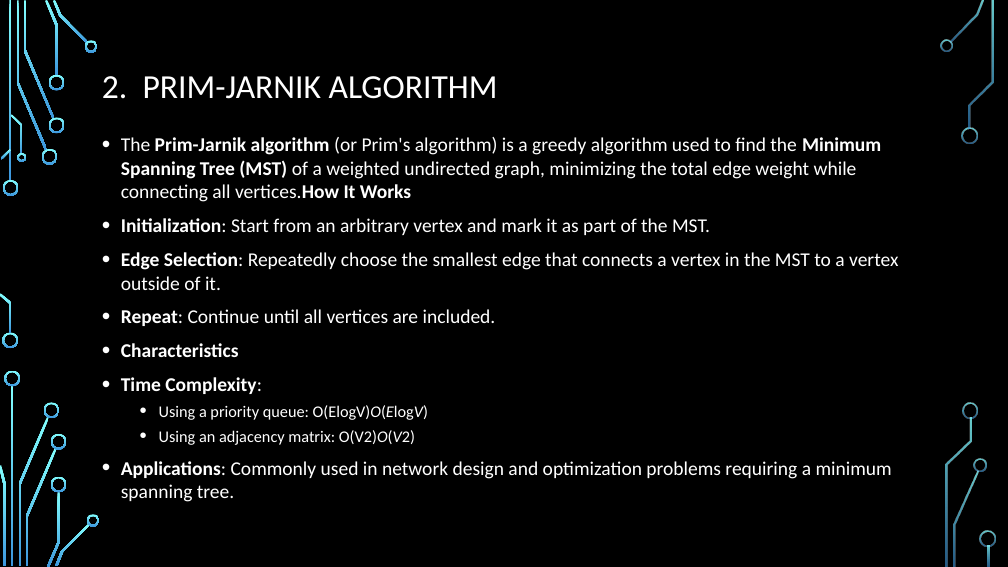
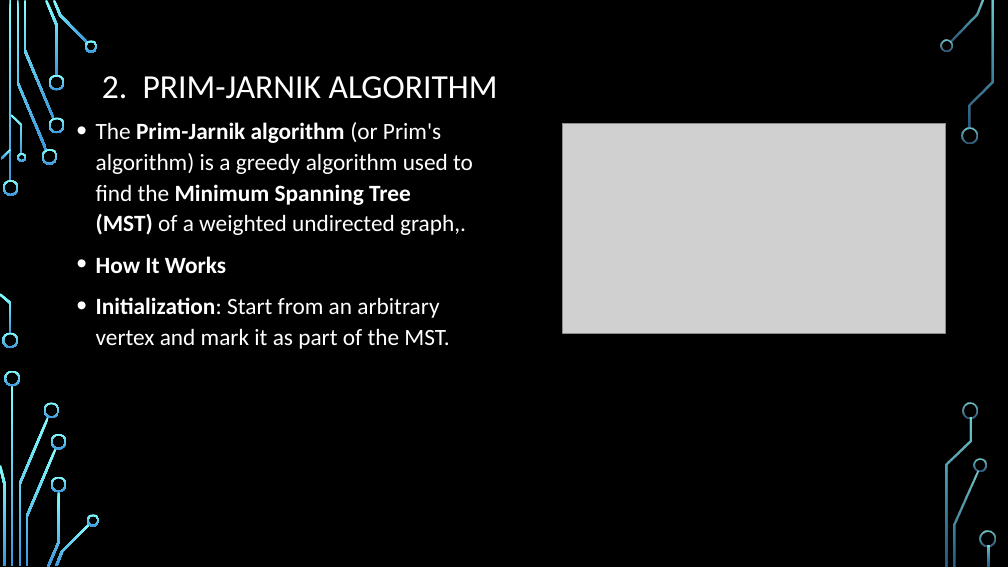
Before and after one commit to thanhye/ASM1, a slide deck: slide 15 of BH01702_TranVanThanh_SE07102.pptx (slide 13 before the commit). Drawn at 1008x567 pixels with LibreOffice and Linux fonts; fonts in the diff are those of the drawing; grey boxes stand for pictures; background and template pictures are left out. Boxes give left, top, right and bottom in pixels: in the first picture for what was removed or moved away, otherwise in the second. Text is boxed around its words. In the diff, an @@ line names an element or a change of style, - is before the commit and + after.

Commit message:
done

```diff
--- a/BH01702_TranVanThanh_SE07102.pptx
+++ b/BH01702_TranVanThanh_SE07102.pptx
@@ text "The Prim-Jarnik algorithm (or Prim's ...": place and size @@
-text "The Prim-Jarnik algorithm (or Prim's ..." at [121,137,898,502]
+text "The Prim-Jarnik algorithm (or Prim's ..." at [96,122,473,349]
@@ text at [96,122,473,273]: text changed; size 18.6 to 22.2 pt @@
-• The Prim-Jarnik algorithm (or Prim's algorithm) is a greedy algorithm used to find the Minimum Spanning Tree (MST) of a weighted undirected graph, minimizing the total edge weight while connecting all vertices.How It Works
+• The Prim-Jarnik algorithm (or Prim's algorithm) is a greedy algorithm used to find the Minimum Spanning Tree (MST) of a weighted undirected graph,.
+• How It Works
@@ picture added at [563,123,947,333] @@
@@ text at [121,252,898,502]: paragraphs removed @@
-• Edge Selection: Repeatedly choose the smallest edge that connects a vertex in the MST to a vertex outside of it.
-• Repeat: Continue until all vertices are included.
-• Characteristics
-• Time Complexity:
-  • Using a priority queue: O(ElogV)O(ElogV)
-  • Using an adjacency matrix: O(V2)O(V2)
-• Applications: Commonly used in network design and optimization problems requiring a minimum spanning tree.
@@ text at [96,297,449,349]: size 18.6 to 22.2 pt in "Initialization: Start from an arbitrary vertex and ..."; line spacing 1 to 1.1 @@
```
Also in this commit, not shown: 6 other slides changed, 4 slides added, 1 slide removed.
